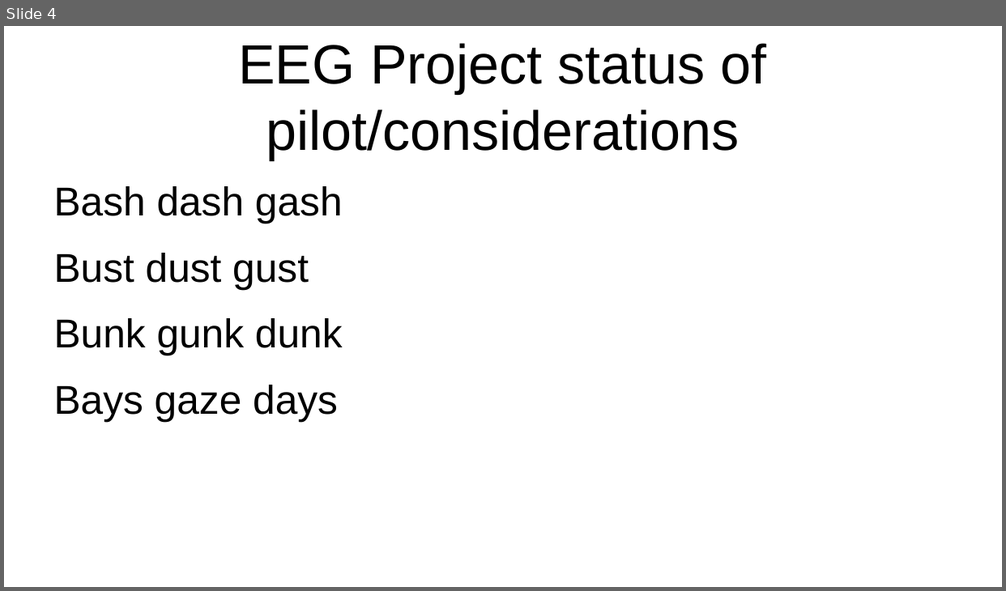
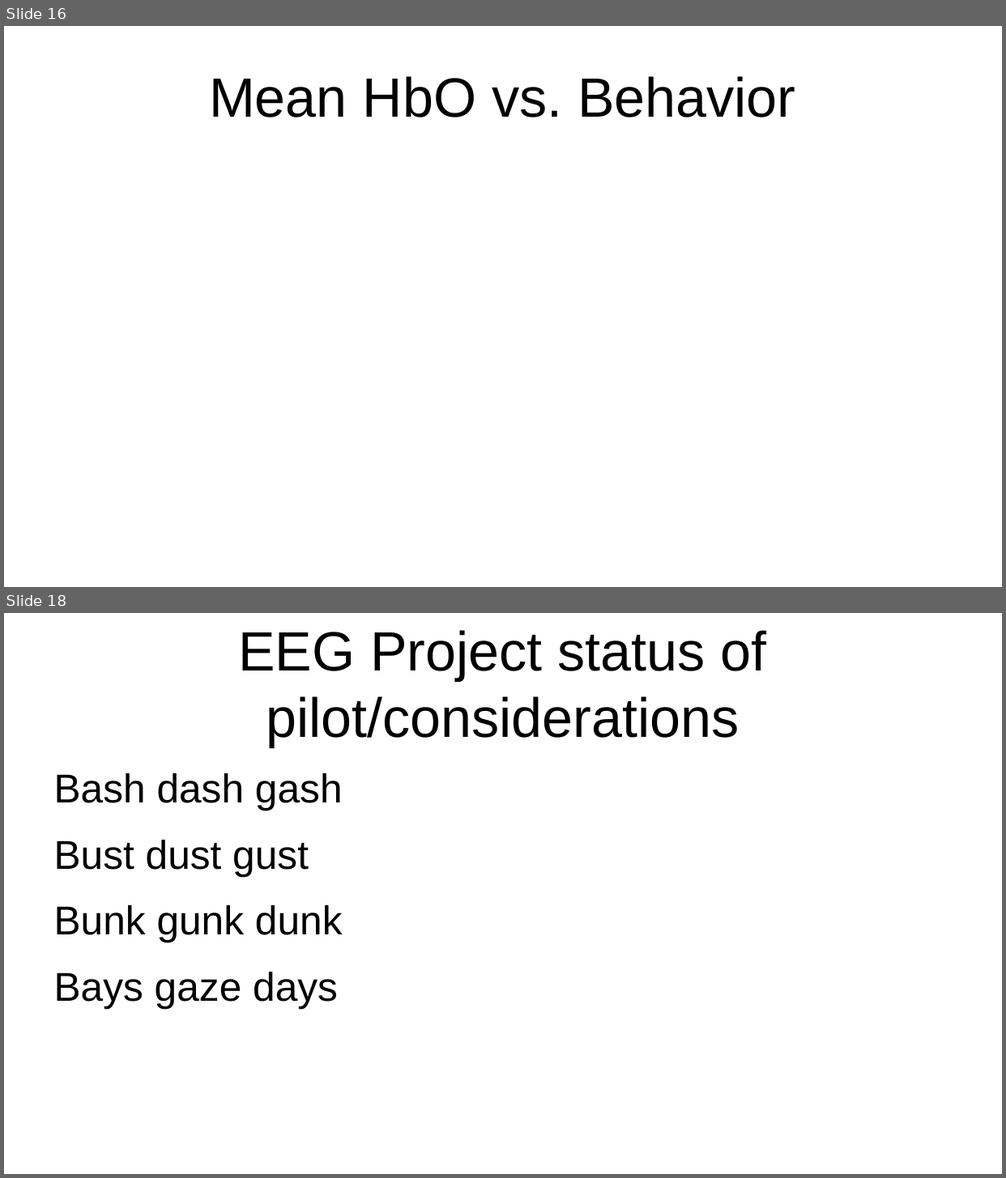
Before and after one commit to brichard28/Broadband-ILD-fNIRS, a slide deck: SRM-NIRS-EEG Update 4-19.pptx. Shown one above the other, each under a label of ours: slide 4 before the commit, slides 16 and 18 after it; the slides between them are not shown. The pictures are 1006x591 and 1006x1178 pixels, drawn with LibreOffice and Linux fonts; fonts in the diff are those of the drawing. Boxes give left, top, right and bottom in pixels: in the first picture for what was removed or moved away, otherwise in the second. Text is boxed around its words. In the diff, an @@ line names an element or a change of style, - is before the commit and + after.

```diff
--- a/SRM-NIRS-EEG Update 4-19.pptx
+++ b/SRM-NIRS-EEG Update 4-19.pptx
@@ slide 16 added at bbox=[4, 26, 1002, 587], background #FFFFFF @@
@@ title added at bbox=[209, 76, 795, 118], 44 pt, text #000000 @@
+Mean HbO vs. Behavior
@@ what was slide 4 is now slide 18 @@
```
Also in this commit, not shown: 1 slide changed, 13 other slides added, 10 other files.
